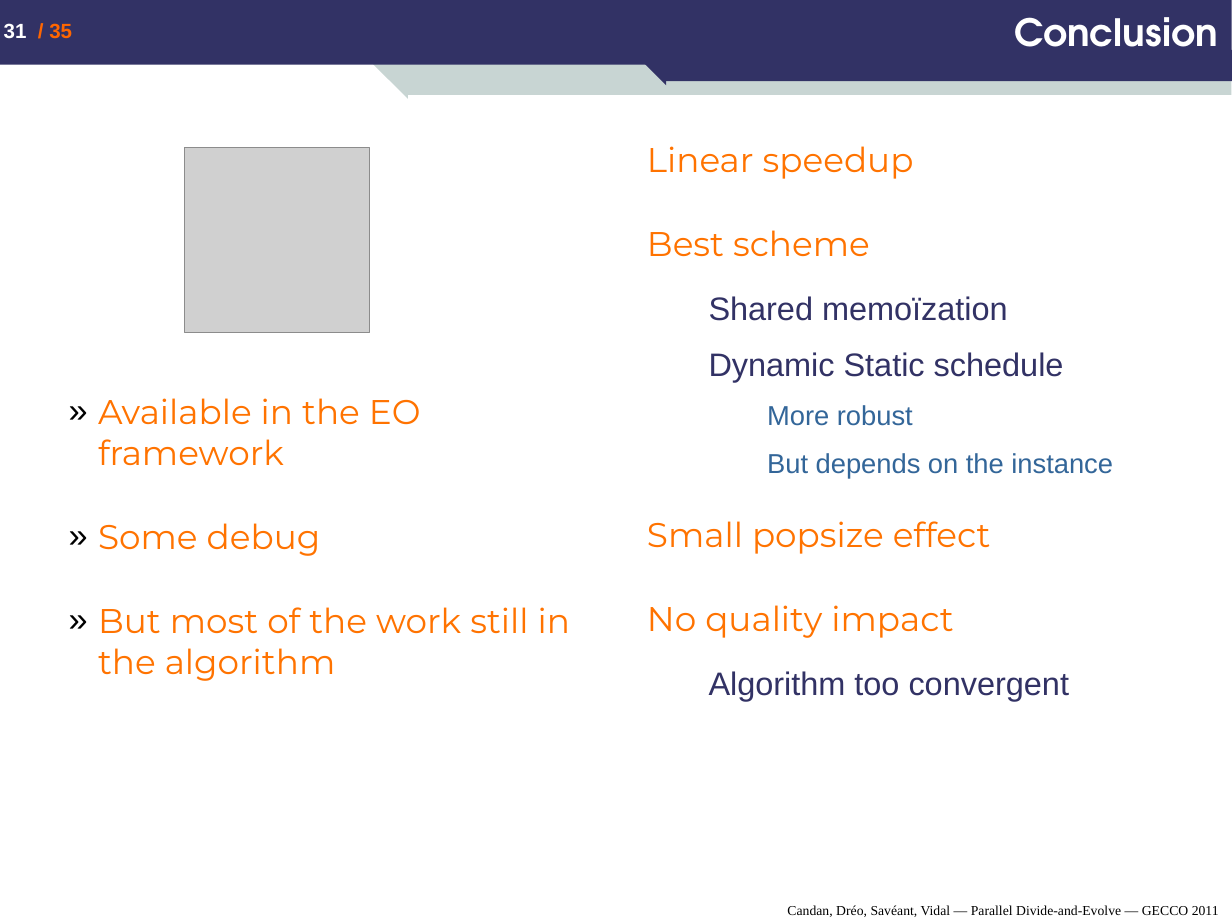
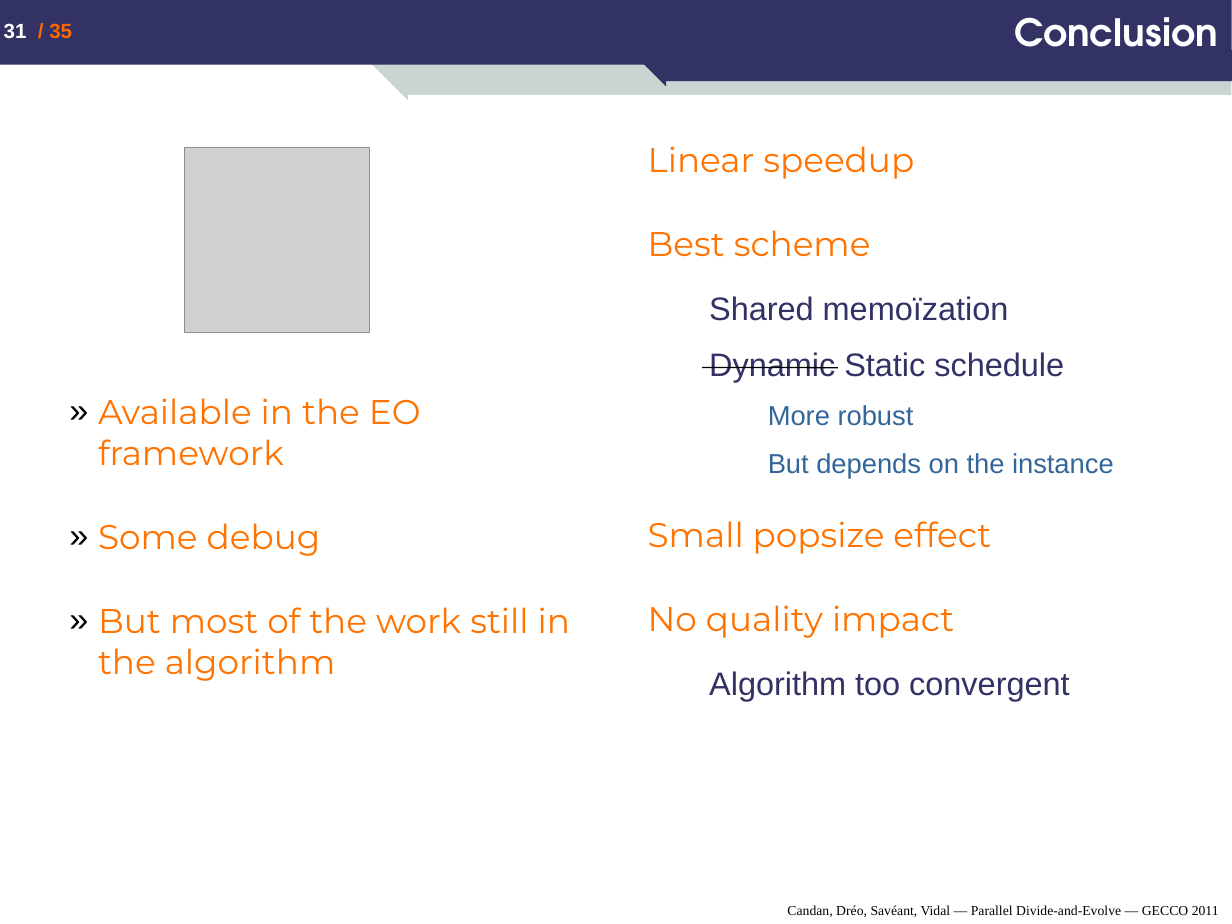
Before and after one commit to nojhan/descarwin, a slide deck: slide 31 of papers/GECCO2011/dae_mt/Candan-Dreo-Saveant-Vidal_Parallel-Divide-and-Evolve_GECCO-2011.ppt. Drawn at 1232x924 pixels with LibreOffice and Linux fonts; fonts in the diff are those of the drawing; grey boxes stand for pictures. Boxes give left, top, right and bottom in pixels: in the first picture for what was removed or moved away, otherwise in the second. Text is boxed around its words. In the diff, an @@ line names an element or a change of style, - is before the commit and + after.

```diff
--- a/papers/GECCO2011/dae_mt/Candan-Dreo-Saveant-Vidal_Parallel-Divide-and-Evolve_GECCO-2011.ppt
+++ b/papers/GECCO2011/dae_mt/Candan-Dreo-Saveant-Vidal_Parallel-Divide-and-Evolve_GECCO-2011.ppt
@@ text "Linear speedup" at [648,146,1114,701]: indent changed @@
@@ line added from (702, 367) to (838, 367), #000000 0.74 pt @@
```
Also in this commit, not shown: 17 other slides changed.
